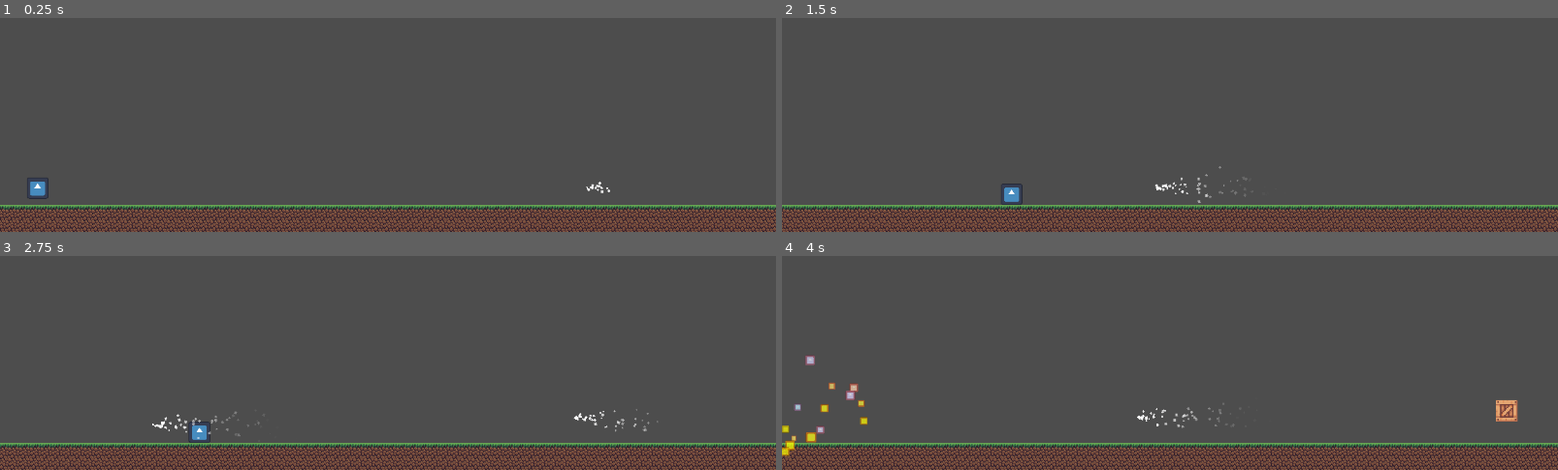
Above: before the commit, frames 1-4 (two rows, left to right).
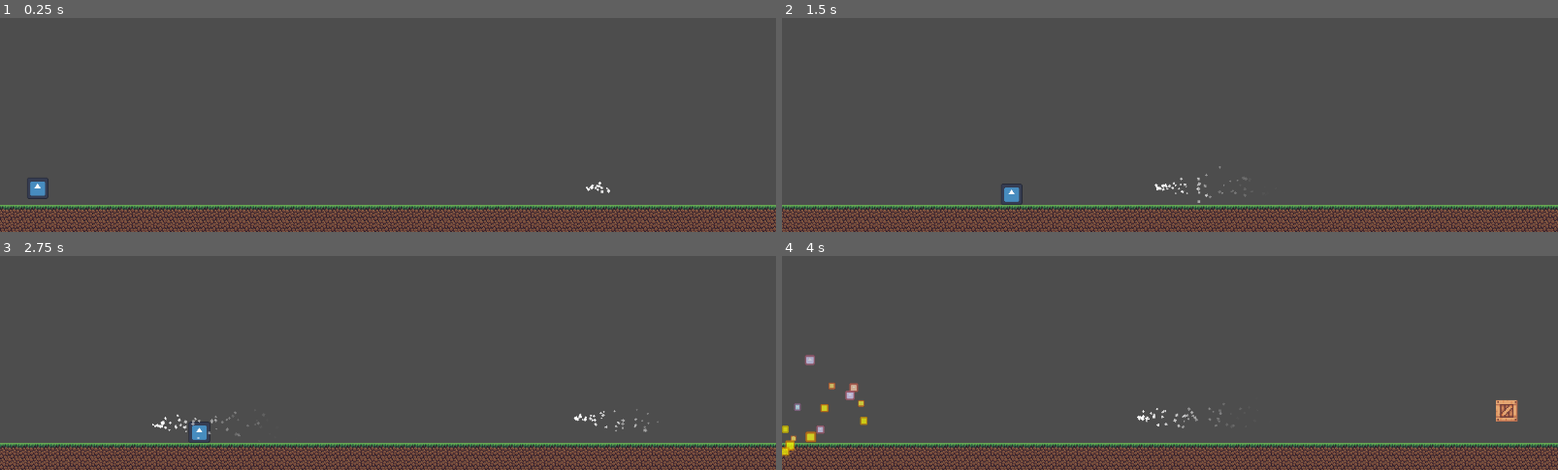
Above: after the commit, the same moments.

Repository: Sch1nken/EndlessRunnerJam
Game: Godot game, scene res://game/game.tscn
Same seed, same stepped clock (60 frames per second), same inputs: the game is played once before the commit and once after it. The engine's default icon, where the game draws it, is replaced by a stand-in: a white triangle on a blue panel in a dark square.
Inputs:
- Up to frame 1 (0.25 s): no input
- Up to frame 2 (1.5 s): tap Enter (ui_accept) at 0.5, 0.77 s; hold Right (ui_right) from 0.53 s (still down)
- Up to frame 3 (2.75 s): tap Enter (ui_accept) at 1.52 s; release Right (ui_right) at 2.03 s; hold Left (ui_left) from 2.03 s (still down)
- Up to frame 4 (4 s): release Left (ui_left) at 2.78 s; hold Right (ui_right) from 2.78 s (still down); tap Enter (ui_accept) at 3.02, 3.77 s

The runs differ from the first frame. In frame 1, less than 0.1% of the frame differs, in the area x 3-79%, y 76-85%; in frame 2, less than 0.1%; in frame 3, 0.1%; in frame 4, 0.2%, in the area x 0-59%, y 46-91%.

Commit message:
pixel snap and removed useless function

Diff:
--- a/game/spawner.gd
+++ b/game/spawner.gd
@@ -9,8 +9,6 @@
 func _ready() -> void:
 	spawners.assign(find_children("", "Marker2D", false))
 
-func _process(delta: float) -> void:
-	pass
 
 func _on_timer_timeout() -> void:
 	var item: Node2D = item_to_spawn.instantiate()
--- a/project.godot
+++ b/project.godot
@@ -36,3 +36,5 @@
 [rendering]
 
 textures/canvas_textures/default_texture_filter=3
+2d/snap/snap_2d_transforms_to_pixel=true
+2d/snap/snap_2d_vertices_to_pixel=true
